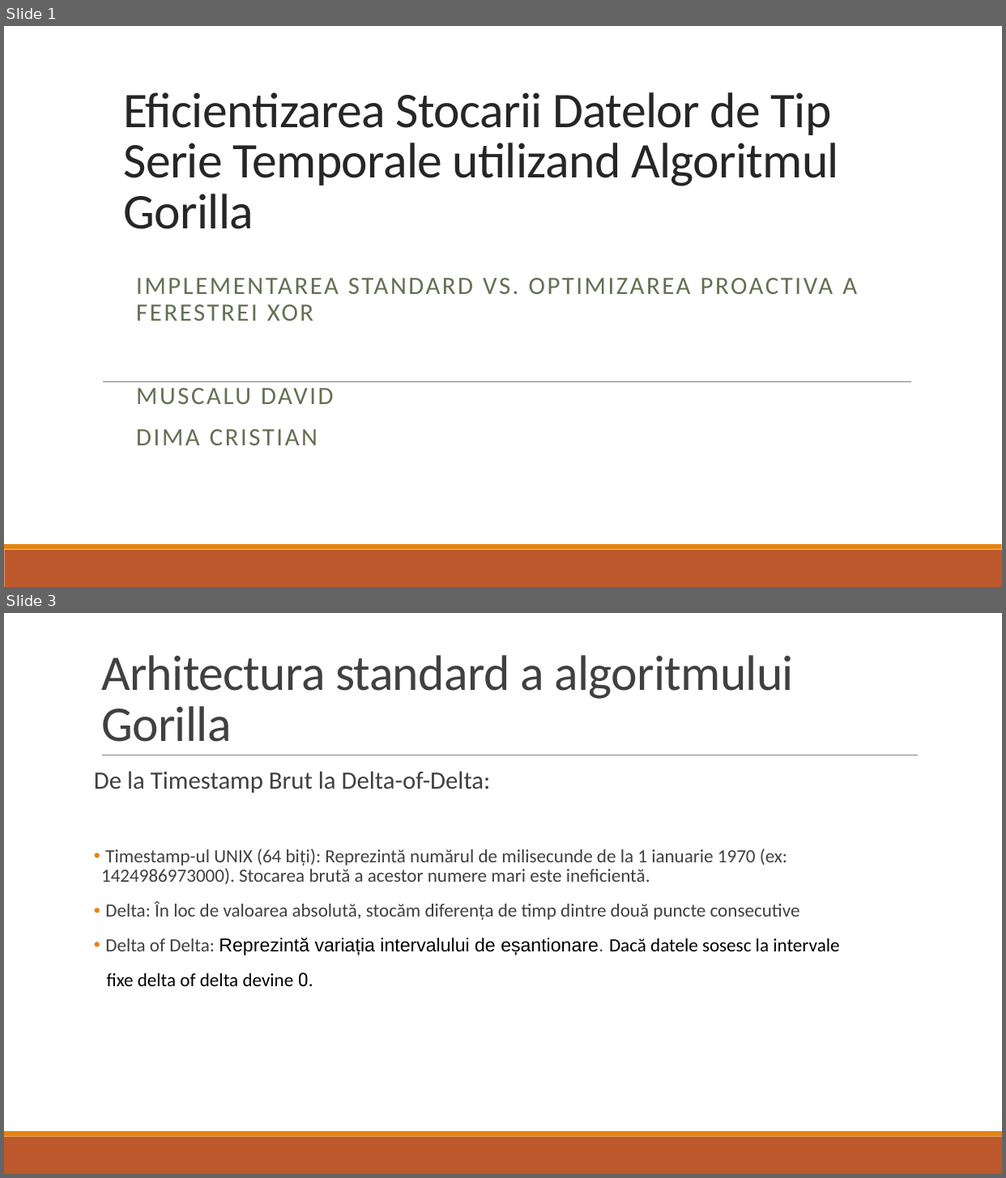
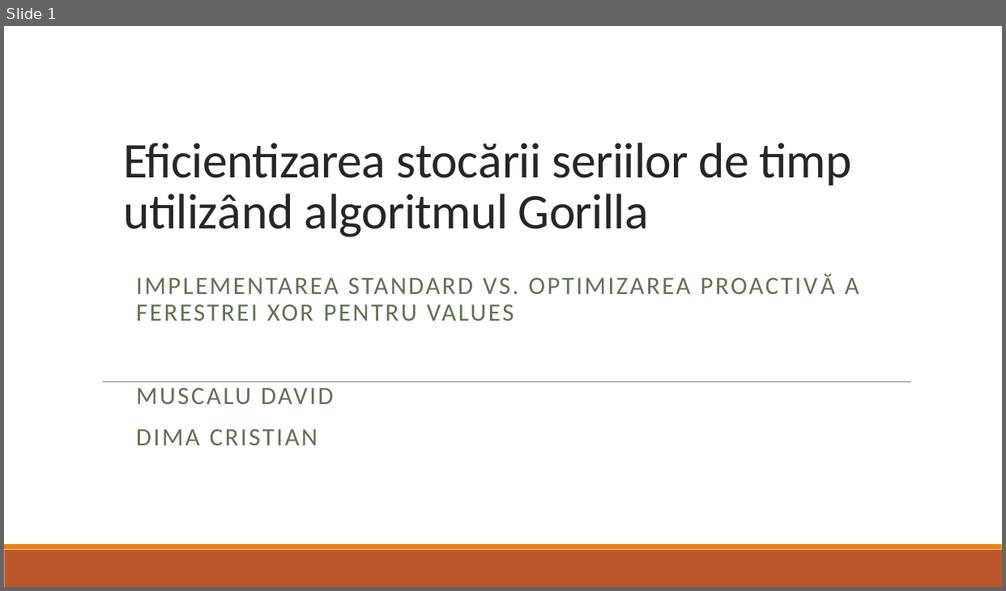
Before and after one commit to dimacul/PROIECT_PROCESAREA_SEMNALELOR, a slide deck: Eficientizarea Stocarii Datelor de Tip Serie Temporale utilizand.pptx. Shown one above the other, each under a label of ours: slides 1 and 3 before the commit, slide 1 after it; the slides between them are not shown. The pictures are 1006x1178 and 1006x591 pixels, drawn with LibreOffice and Linux fonts; fonts in the diff are those of the drawing. Boxes give left, top, right and bottom in pixels: in the first picture for what was removed or moved away, otherwise in the second. Text is boxed around its words. In the diff, an @@ line names an element or a change of style, - is before the commit and + after.

```diff
--- a/Eficientizarea Stocarii Datelor de Tip Serie Temporale utilizand.pptx
+++ b/Eficientizarea Stocarii Datelor de Tip Serie Temporale utilizand.pptx
@@ slide 3 removed at (x1=4, y1=613, x2=1002, y2=1174), background #FFFFFF; not listed: 2 template elements that a slide beside it also shows @@
@@ title removed at (x1=101, y1=655, x2=794, y2=742) @@
-Arhitectura standard a algoritmului Gorilla
@@ line removed from (102, 756) to (918, 756) @@
@@ text removed at (x1=94, y1=771, x2=839, y2=987) @@
-De la Timestamp Brut la Delta-of-Delta:
-• Timestamp-ul UNIX (64 biți): Reprezintă numărul de milisecunde de la 1 ianuarie 1970 (ex: 1424986973000). Stocarea brută a acestor numere mari este ineficientă.
-• Delta: În loc de valoarea absolută, stocăm diferența de timp dintre două puncte consecutive
-• Delta of Delta: Reprezintă variația intervalului de eșantionare. Dacă datele sosesc la intervale
-fixe delta of delta devine 0.
@@ slide 1 changed as well @@
@@ title at (x1=123, y1=143, x2=851, y2=237): text changed @@
-Eficientizarea Stocarii Datelor de Tip Serie Temporale utilizand Algoritmul Gorilla
+Eficientizarea stocării seriilor de timp utilizând algoritmul Gorilla
@@ subtitle at (x1=136, y1=278, x2=859, y2=321): text changed @@
-IMPLEMENTAREA STANDARD VS. OPTIMIZAREA PROACTIVA A FERESTREI XOR
+IMPLEMENTAREA STANDARD VS. OPTIMIZAREA PROACTIVĂ A FERESTREI XOR PENTRU VALUES
```
Also in this commit, not shown: 22 slides added, 7 other slides removed, 6 other files.
